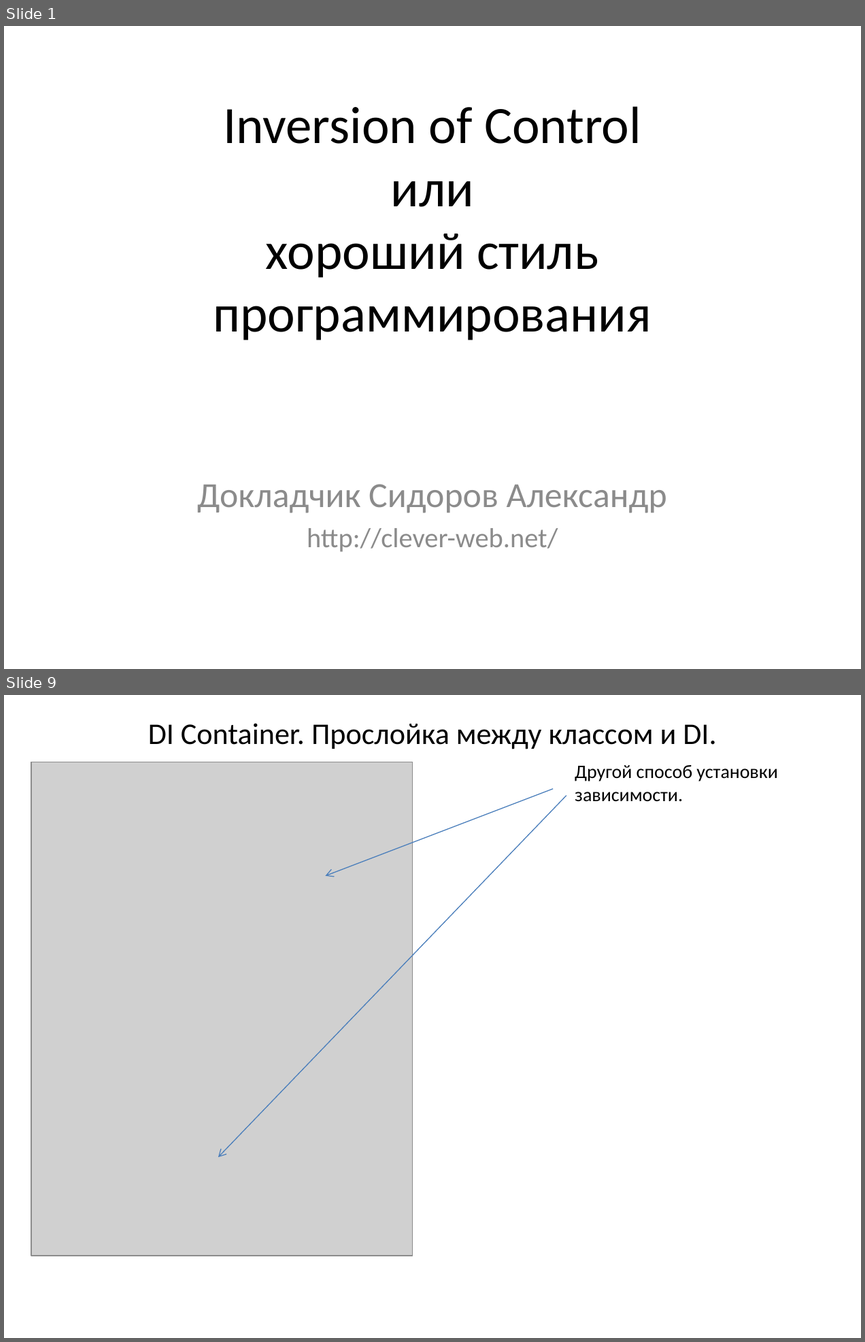
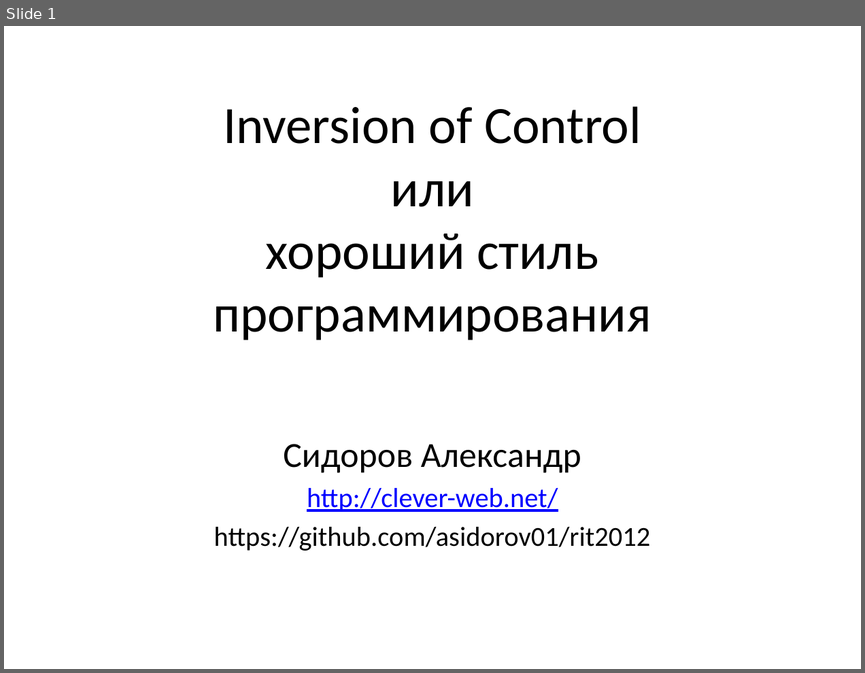
Before and after one commit to asidorov01/rit2012, a slide deck: Inversion of Control.pptx. Shown one above the other, each under a label of ours: slides 1 and 9 before the commit, slide 1 after it; the slides between them are not shown. The pictures are 865x1342 and 865x673 pixels, drawn with LibreOffice and Linux fonts; fonts in the diff are those of the drawing; grey boxes stand for pictures. Boxes give left, top, right and bottom in pixels: in the first picture for what was removed or moved away, otherwise in the second. Text is boxed around its words. In the diff, an @@ line names an element or a change of style, - is before the commit and + after.

```diff
--- a/Inversion of Control.pptx
+++ b/Inversion of Control.pptx
@@ slide 9 removed at [4,695,861,1338], background #FFFFFF @@
@@ title removed at [148,723,716,749] @@
-DI Container. Прослойка между классом и DI.
@@ picture removed at [31,762,413,1255] @@
@@ text removed at [575,765,777,802] @@
-Другой способ установки зависимости.
@@ arrow removed from (566, 795) to (218, 1157) @@
@@ arrow removed from (553, 788) to (325, 876) @@
@@ slide 1 changed as well @@
@@ subtitle "Сидоров Александр": place and size @@
-subtitle "Сидоров Александр" at [197,484,667,552]
+subtitle "Сидоров Александр" at [214,444,651,550]
@@ subtitle at [283,444,581,473]: text changed; text colour #8C8C8C to #000000 @@
-Докладчик Сидоров Александр
+Сидоров Александр
@@ subtitle at [307,488,558,512]: text colour #8C8C8C to #0000FF, underline on in "http://clever-web.net/" @@
@@ subtitle at [214,526,651,550]: paragraph added @@
+https://github.com/asidorov01/rit2012
```
Also in this commit, not shown: 6 other slides changed, 6 slides added, 1 other slide removed, 13 other files.
